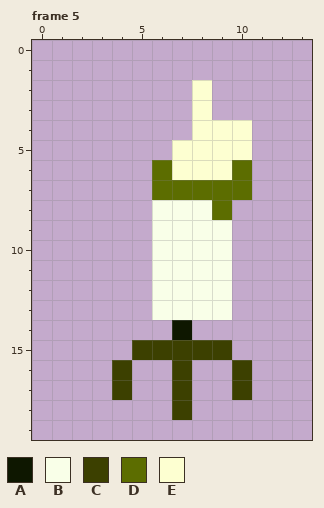
A pixel-art file gets an edit: punchbag.ase. Above: the version before the commit.
14x20 pixels, 5 frames. Shown: frame 5. The commit also changed other frames, which this record leaves out.
Palette (. is transparent): A #0e1700  B #f9ffe8  C #3c4000  D #5c6d00  E #fdffd1
After:
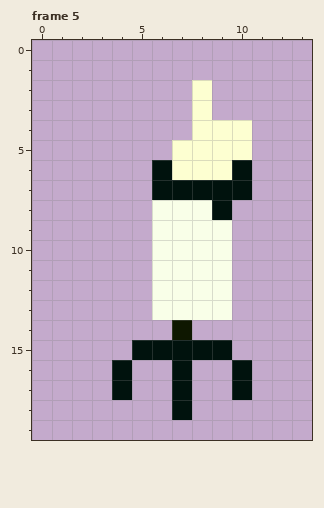
The edit:
colour C: #3c4000 -> #00120d
Frame 5, layer "bag":
y 6: x 6 D -> C; x 10 D -> C
y 7: x 6..10 DDDDD -> CCCCC
y 8: x 9 D -> C
Pixel boxes of the changes (left, top, right, bottom) in both pictures:
changed: (152, 160, 252, 220)
changed: (112, 340, 252, 420)
